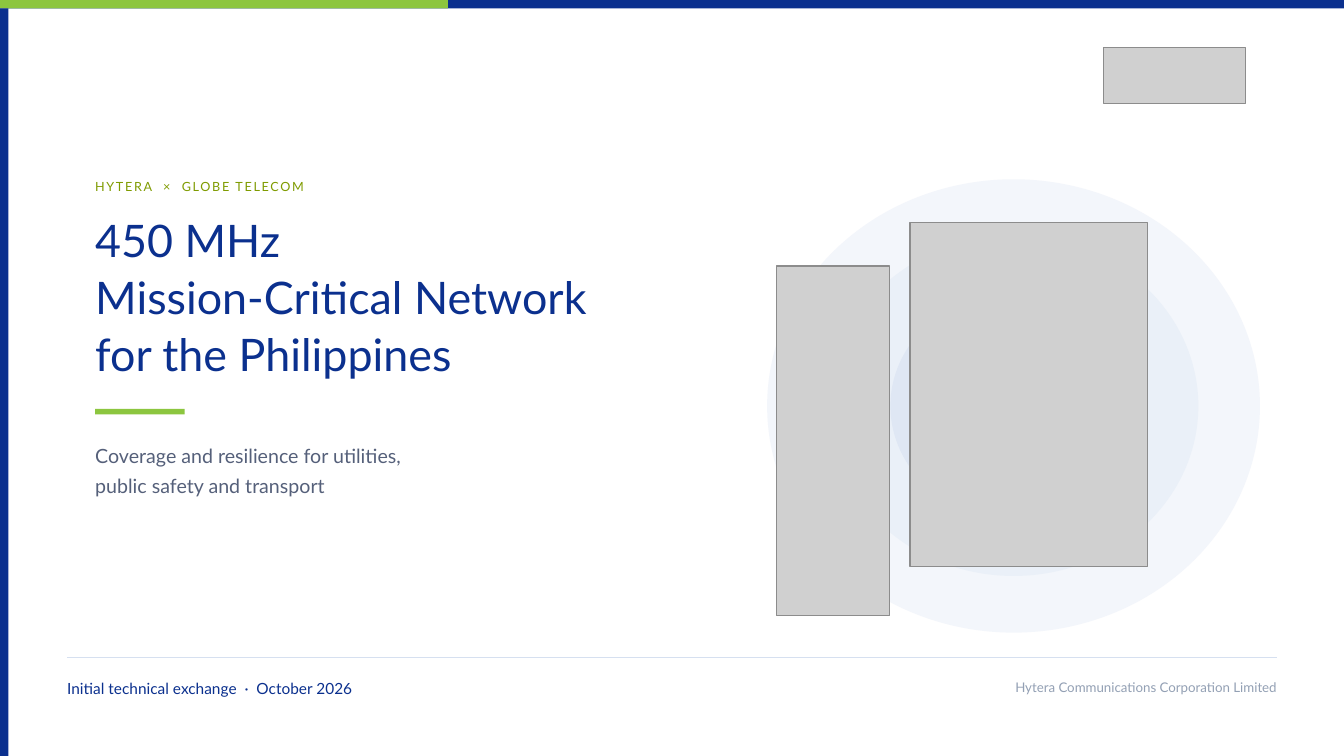
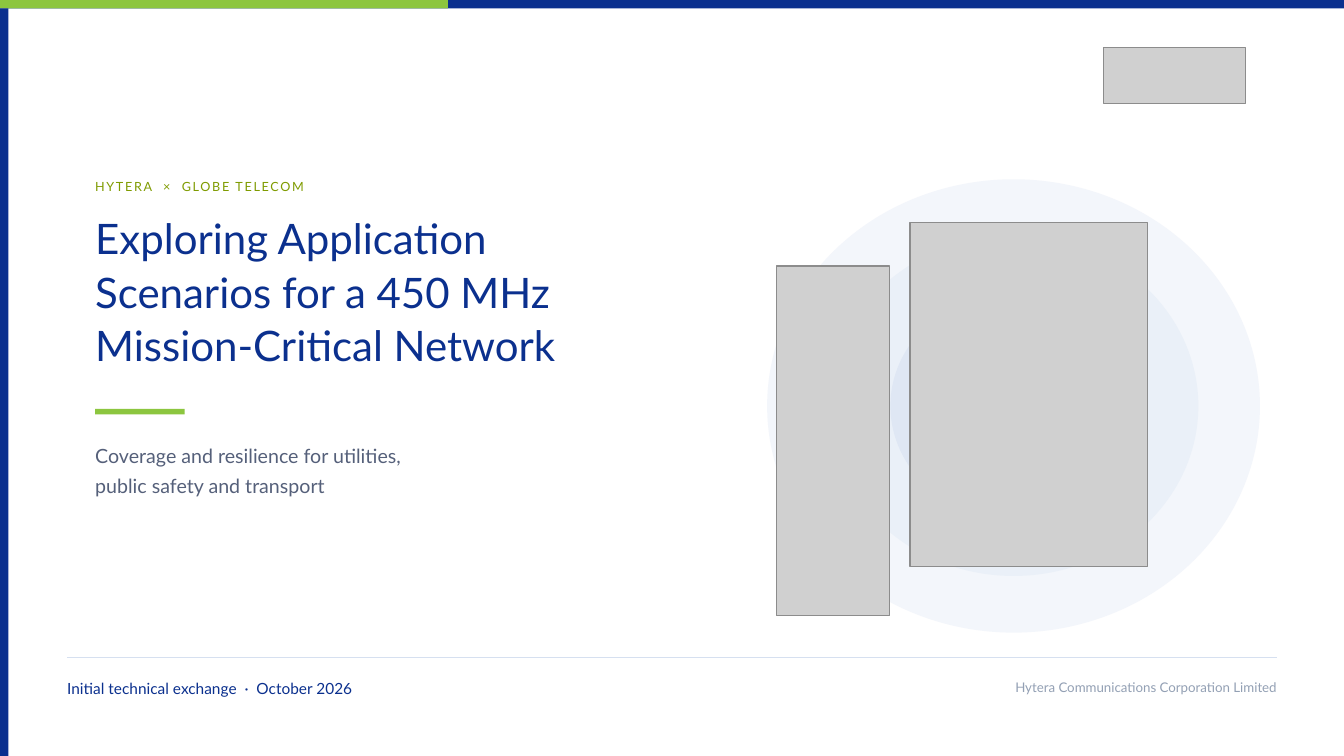
Before and after one commit to mearneste4-max/Philippines-450M, a slide deck: slide 1 of 01_交付物/菲律宾450M方案_v8_对外版.pptx. Drawn at 1344x756 pixels with LibreOffice and Linux fonts; fonts in the diff are those of the drawing; grey boxes stand for pictures. Boxes give left, top, right and bottom in pixels: in the first picture for what was removed or moved away, otherwise in the second. Text is boxed around its words. In the diff, an @@ line names an element or a change of style, - is before the commit and + after.

```diff
--- a/01_交付物/菲律宾450M方案_v8_对外版.pptx
+++ b/01_交付物/菲律宾450M方案_v8_对外版.pptx
@@ text at bbox=[95, 223, 550, 309]: text changed; size 32 to 30 pt @@
-450 MHz
+Exploring Application
+Scenarios for a 450 MHz
@@ text at bbox=[95, 338, 452, 379]: paragraph removed @@
-for the Philippines
@@ text at bbox=[95, 330, 556, 362]: size 32 to 30 pt in "Mission-Critical Network" @@
```
Also in this commit, not shown: 13 other slides changed, 5 slides added, 3 slides removed, 24 other files.
